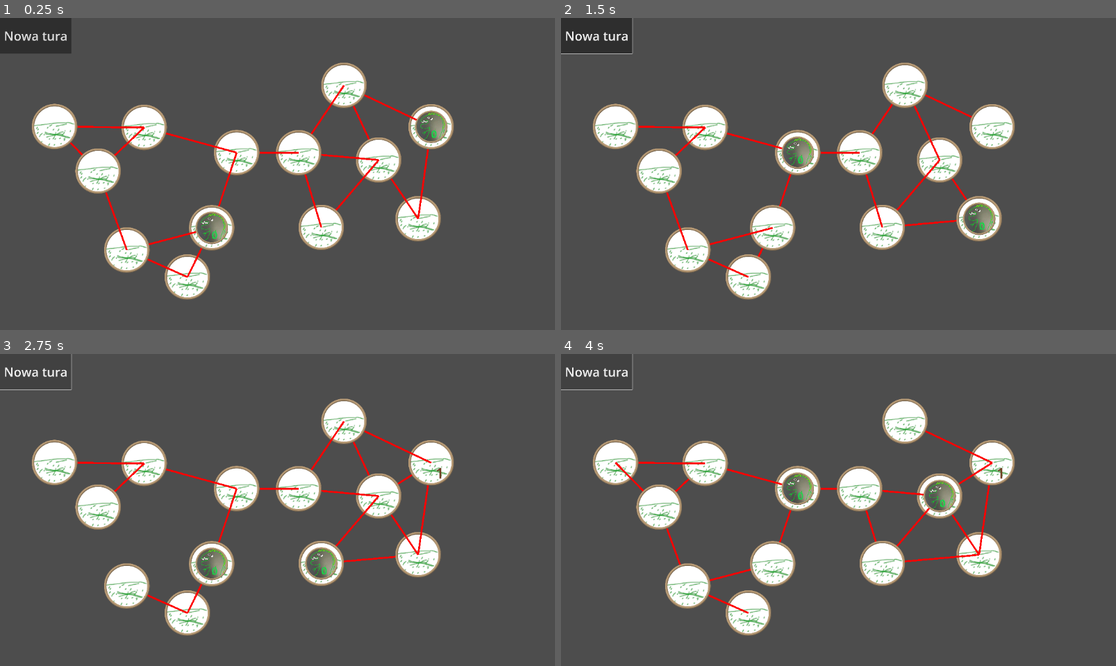
Above: before the commit, frames 1-4 (two rows, left to right).
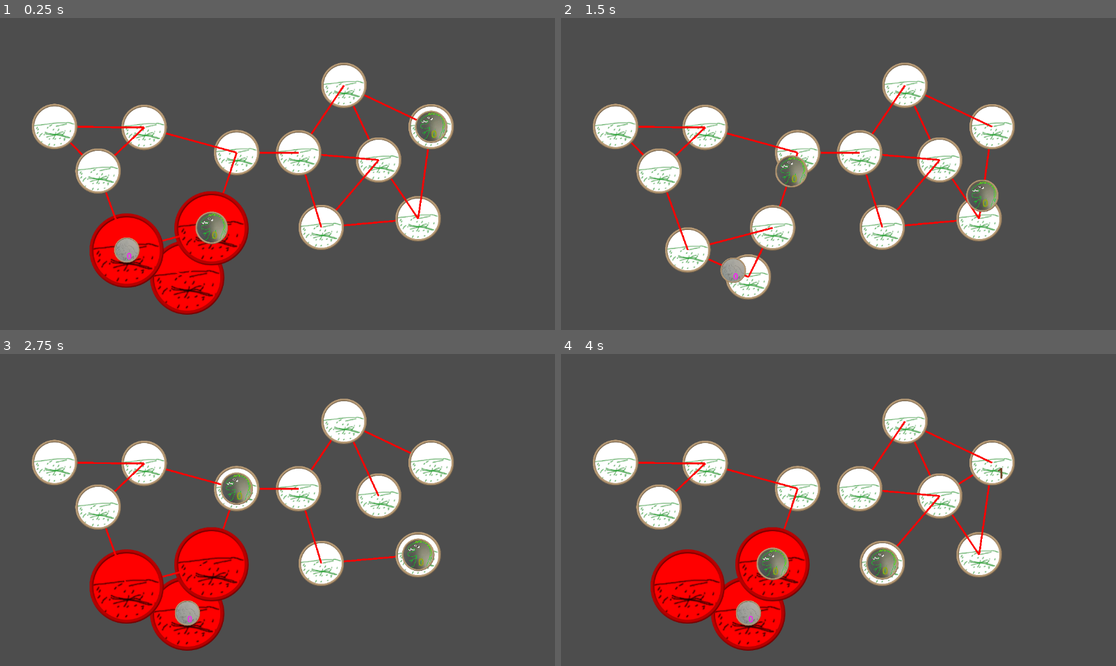
Above: after the commit, the same moments.

Repository: niebarkol/dinozaury
Game: Godot game, scene res://sceny/poziom.tscn
Two runs of this game, one before a commit and one after it. Both use one fixed random seed, a clock stepped at 60 frames per second and the inputs below.
Inputs (mouse positions are in pixels of both pictures, inside the frame that each line leads up to):
- Up to frame 1 (0.25 s): no input
- Up to frame 2 (1.5 s): click (594, 36) at 0.5 s, where only the run before the commit has a clickable "Nowa tura"; click (749, 276) at 1.27 s
- Up to frame 3 (2.75 s): click (33, 372) at 2 s, where only the run before the commit has a clickable "Nowa tura"
- Up to frame 4 (4 s): click (749, 612) at 2.77 s; click (594, 372) at 3.5 s, where only the run before the commit has a clickable "Nowa tura"

The runs differ from the first frame. In frame 1, 8.0% of the frame differs, in the area x 0-79%, y 0-96%; in frame 2, 3.5%; in frame 3, 9.2%, in the area x 0-80%, y 0-96%; in frame 4, 9.1%.

Commit message:
Zrobiono postać gracza

Diff:
--- /dev/null
+++ b/sceny/player.gd
@@ -0,0 +1,13 @@
+extends Dinozaur
+
+
+func przetwórz_klickables() -> Array:
+	var klickables: Array = [aktualne_siedlisko]
+	aktualne_siedlisko.get_node("AlertKliknięcia").visible = true
+	aktualne_siedlisko.get_node("AlertKliknięcia").disabled = false
+	print(aktualne_siedlisko.połączenia)
+	for klikable in aktualne_siedlisko.połączenia:
+		klikable.get_node("AlertKliknięcia").visible = true
+		klikable.get_node("AlertKliknięcia").disabled = false
+		klickables.append(klikable)
+	return klickables
--- /dev/null
+++ b/sceny/player.tscn
@@ -0,0 +1,21 @@
+[gd_scene load_steps=4 format=3 uid="uid://dly6x5w0tgbhn"]
+
+[ext_resource type="Script" path="res://sceny/player.gd" id="1_0s4nw"]
+[ext_resource type="Texture2D" uid="uid://b1tyhelknwq4b" path="res://assets/player.png" id="2_yiy71"]
+
+[sub_resource type="LabelSettings" id="LabelSettings_r5wep"]
+font_size = 47
+font_color = Color(1, 0.0705882, 1, 1)
+
+[node name="Player" type="Node2D"]
+script = ExtResource("1_0s4nw")
+
+[node name="Sprite2D" type="Sprite2D" parent="."]
+scale = Vector2(0.558594, 0.558594)
+texture = ExtResource("2_yiy71")
+
+[node name="Label" type="Label" parent="."]
+offset_right = 32.0
+offset_bottom = 77.0
+text = "0"
+label_settings = SubResource("LabelSettings_r5wep")
--- a/sceny/poziom.gd
+++ b/sceny/poziom.gd
@@ -1,5 +1,7 @@
 extends Node2D
 
+var klickables: Array
+signal kliknięto(co: Siedlisko)
 
 # Called when the node enters the scene tree for the first time.
 func _ready():
@@ -9,9 +11,22 @@
 			while not siedlisko.obecni.is_empty():
 				siedlisko = $Siedliska.get_children().pick_random()
 			siedlisko.obecni.append(dinozaur)
+			print(siedlisko.is_class("Siedlisko"))
 			dinozaur.aktualne_siedlisko = siedlisko
 			dinozaur.position = siedlisko.position
 			dinozaur.zmień_kolor(losowy_kolor(dinozaur))
+
+	var dinozaur = $Player
+	var siedlisko= $Siedliska.get_children().pick_random()
+	while not siedlisko.obecni.is_empty():
+		siedlisko = $Siedliska.get_children().pick_random()
+	siedlisko.obecni.append(dinozaur)
+	print(siedlisko.is_class("Siedlisko"))
+	dinozaur.aktualne_siedlisko = siedlisko
+	dinozaur.position = siedlisko.position
+
+	await get_tree().process_frame
+
 
 	for leże in $Siedliska.get_children():
 		if leże is Siedlisko:
@@ -19,21 +34,28 @@
 			leże.wylosuj_zdobycz()
 			leże.nawiąż_połączenie()
 			leże.klikalny = true
+			leże.kliknięto.connect(nowa_tura)
+
+
+	klickables = $Player.przetwórz_klickables()
 
 
 
-func nowa_tura():
+func nowa_tura(cel: Siedlisko):
 	for siedlisko in $Siedliska.get_children():
 		if siedlisko is Siedlisko:
+			siedlisko.queue_redraw()
 			if siedlisko.klikalny:
 				siedlisko.klikalny = false
 			else:
 				return
+			siedlisko.get_node("AlertKliknięcia").disabled = true
+			siedlisko.get_node("AlertKliknięcia").visible = false
 
+	przesuń_dinozaura($Player, cel)
 	for dino in $Dinozaury.get_children():
 		if dino is Dinozaur:
 			var kierunek_poruszenia: Vector2 = dino.ewaluuj_kierunek($Siedliska.get_children())
-			print(dino, kierunek_poruszenia)
 			var możliwe_kierunki: Array = dino.aktualne_siedlisko.połączenia
 			if możliwe_kierunki.is_empty():
 				continue
@@ -48,7 +70,6 @@
 					else:
 						return true
 			możliwe_kierunki.sort_custom(sort_wg_atrakcyjnosci)
-			print(dino, position.direction_to(możliwe_kierunki[0].position).angle_to(kierunek_poruszenia))
 			przesuń_dinozaura(
 				dino,
 				możliwe_kierunki[0]
@@ -69,7 +90,12 @@
 		siedlisko.przyznaj_zdobycz()
 		siedlisko.wylosuj_zdobycz()
 		siedlisko.nawiąż_połączenie()
+		await get_tree().process_frame
+		siedlisko.queue_redraw()
 		siedlisko.klikalny = true
+
+	await get_tree().process_frame
+	klickables = $Player.przetwórz_klickables()
 
 func przesuń_dinozaura(dino: Dinozaur, leże: Siedlisko):
 	if leże == null:
--- a/sceny/poziom.tscn
+++ b/sceny/poziom.tscn
@@ -1,8 +1,9 @@
-[gd_scene load_steps=4 format=3 uid="uid://ddgpm8vr5ccsj"]
+[gd_scene load_steps=5 format=3 uid="uid://ddgpm8vr5ccsj"]
 
 [ext_resource type="Script" path="res://sceny/poziom.gd" id="1_o63w6"]
 [ext_resource type="PackedScene" uid="uid://cjghlsm8do6m" path="res://sceny/siedlisko.tscn" id="1_rb3rh"]
 [ext_resource type="PackedScene" uid="uid://cooi1widl5qpd" path="res://sceny/dinozaur.tscn" id="3_fmwgc"]
+[ext_resource type="PackedScene" uid="uid://dly6x5w0tgbhn" path="res://sceny/player.tscn" id="4_xd8hf"]
 
 [node name="Node2D" type="Node2D"]
 scale = Vector2(0.37, 0.37)
@@ -55,10 +56,6 @@
 
 [node name="Dinozaur2" parent="Dinozaury" instance=ExtResource("3_fmwgc")]
 
-[node name="Button" type="Button" parent="."]
-offset_right = 400.0
-offset_bottom = 200.0
-theme_override_font_sizes/font_size = 70
-text = "Nowa tura"
+[node name="Player" parent="." instance=ExtResource("4_xd8hf")]
 
-[connection signal="pressed" from="Button" to="." method="nowa_tura"]
+[connection signal="kliknięto" from="Siedliska/Siedlisko14" to="." method="nowa_tura"]
--- a/sceny/siedlisko.gd
+++ b/sceny/siedlisko.gd
@@ -10,6 +10,7 @@
 var krew = preload("res://sceny/krew.tscn")
 
 signal nawiazane_polaczenie(partner: Siedlisko)
+signal kliknięto(co: Siedlisko)
 
 # Called when the node enters the scene tree for the first time.
 func _ready():
@@ -32,10 +33,11 @@
 		if randi_range(0,1):
 			połączenia.append(siedlisko)
 			siedlisko.emit_signal("nawiazane_polaczenie", get_node(get_path()))
-			queue_redraw()
+	queue_redraw()
 
 func _gdy_nawiazane_polaczenie(partner):
 	await get_tree().process_frame
+	queue_redraw()
 	if partner not in połączenia:
 		połączenia.append(partner)
 #	print(self, połączenia)
@@ -90,3 +92,8 @@
 	flaki.emitting = true
 	await get_tree().create_timer(flaki.lifetime).timeout
 	flaki.queue_free()
+
+
+
+func _on_kliknięcie():
+	emit_signal("kliknięto", self)
--- a/sceny/siedlisko.tscn
+++ b/sceny/siedlisko.tscn
@@ -25,10 +25,22 @@
 
 [node name="CollisionShape2D" type="CollisionShape2D" parent="Zasięg"]
 shape = SubResource("CircleShape2D_qp6xm")
+debug_color = Color(0, 0.6, 0.701961, 0.419608)
 
 [node name="CollisionShape2D" type="CollisionShape2D" parent="."]
 shape = SubResource("CircleShape2D_1dkig")
 debug_color = Color(0.996078, 0, 0.156863, 0.419608)
+
+[node name="AlertKliknięcia" type="TextureButton" parent="."]
+visible = false
+modulate = Color(1, 0, 0, 1)
+offset_left = -210.0
+offset_top = -206.0
+offset_right = 46.0
+offset_bottom = 50.0
+scale = Vector2(1.63, 1.63)
+disabled = true
+texture_normal = ExtResource("1_ms3af")
 
 [node name="Label" type="Label" parent="."]
 offset_right = 97.0
@@ -38,3 +50,4 @@
 vertical_alignment = 1
 
 [connection signal="nawiazane_polaczenie" from="." to="." method="_gdy_nawiazane_polaczenie"]
+[connection signal="pressed" from="AlertKliknięcia" to="." method="_on_kliknięcie"]
Binary file added: assets/2023-10-01_04-25.png
Not shown, added: assets/2023-10-01_04-25.png.import
Binary file added: assets/player.png
Not shown, added: assets/player.png.import
